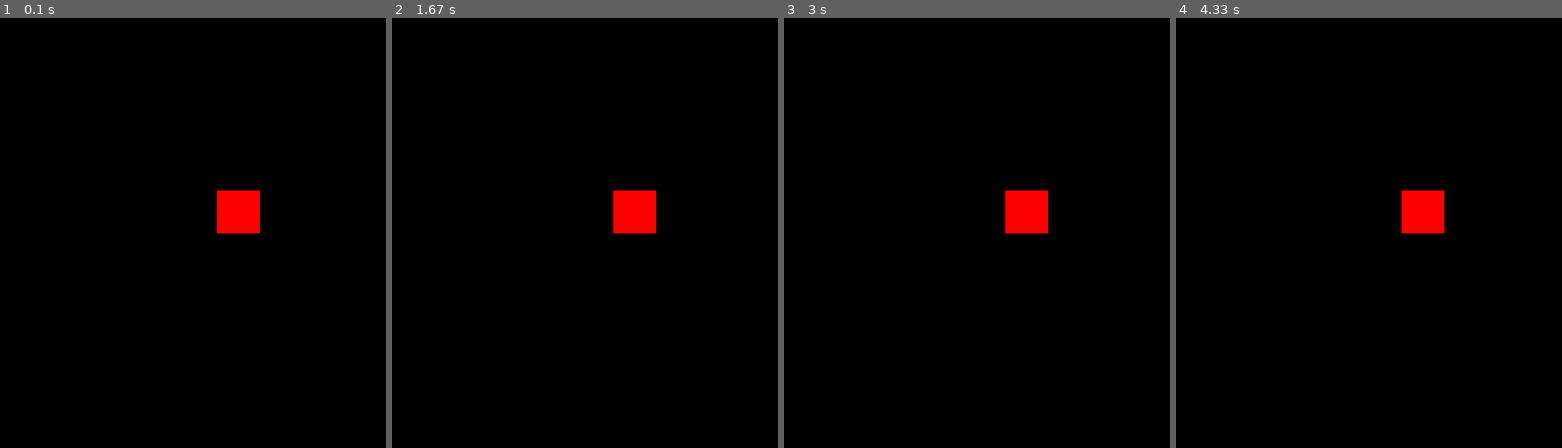
Above: before the commit, frames 1-4 (left to right).
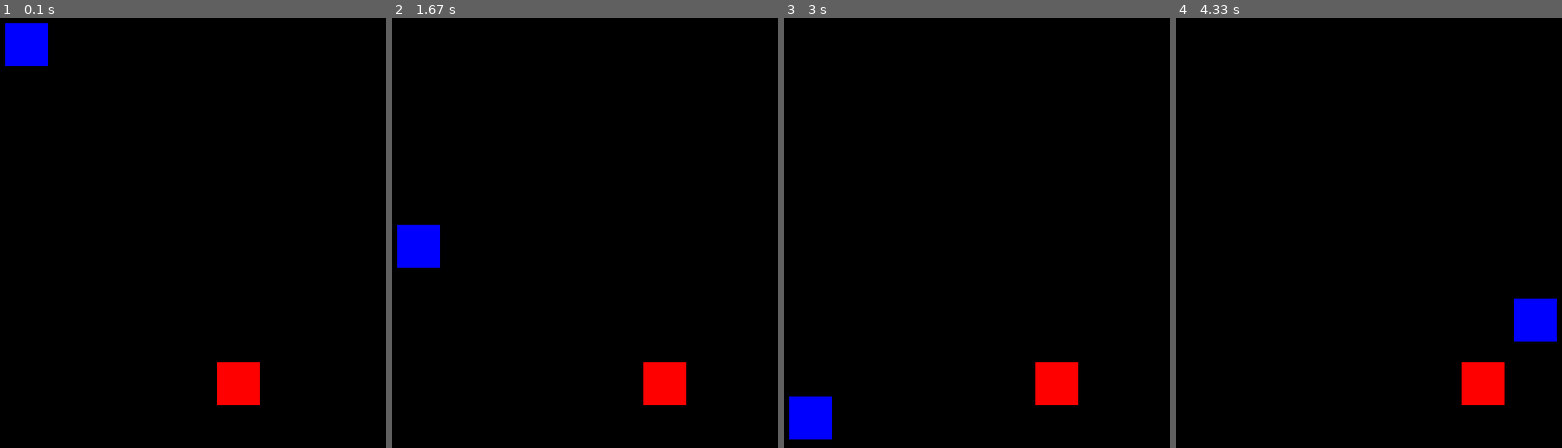
Above: after the commit, the same moments.

Repository: teacherRay/pygameFallingBlocks
Game: pygame game, started from main.py
Same seed, same stepped clock (60 frames per second), same inputs: the game is played once before the commit and once after it.
Inputs:
- Up to frame 1 (0.1 s): no input
- Up to frame 2 (1.67 s): hold Right 0.33-0.8 s; hold Right 0.83-1.3 s; hold Left from 1.33 s (still down)
- Up to frame 3 (3 s): release Left at 1.87 s; hold Left 1.9-2.3 s; hold Right 2.33-2.97 s
- Up to frame 4 (4.33 s): hold Left 3-3.47 s; hold Right 3.5-3.97 s; hold Right from 4 s (still down)

The runs differ from the first frame. In frame 1, 3.3% of the frame differs, in the area x 1-68%, y 1-91%; in frame 2, 3.3%; in frame 3, 3.3%; in frame 4, 3.3%.

Commit message:
5. falling blocks

Diff:
--- a/main.py
+++ b/main.py
@@ -2,18 +2,34 @@
 #git remote add origin https://github.com/teacherRay/pygameFallingBlocks.git
 import sys
 import pygame
+import random
+
 pygame.init()
-
-RED =(255,0,0)
-
-player_pos = [400,300]
-player_size = 50
 
 SCREENWIDTH = 800
 SCREENHEIGHT = 600
+RED = (255,0,0)
+BLACK = (0,0,0)
+BLUE = (0,0,255)
+
+enemy_x = random.randint(50,SCREENWIDTH)
+enemy_y = random.randint(50,300)
+
+player_size = 50
+player_pos = [SCREENWIDTH / 2, SCREENHEIGHT - 2 * player_size]
+enemy_size = 50
+enemy_pos = [enemy_x, enemy_y]
+
 screen = pygame.display.set_mode((SCREENWIDTH,SCREENHEIGHT))
 
 game_over = False
+
+clock = pygame.time.Clock()
+
+def spawn_enemy():
+    enemy_x = random.randint(50,SCREENWIDTH)
+    enemy_y = random.randint(50,300)
+
 
 while not game_over:
 
@@ -23,17 +39,25 @@
 
         if event.type == pygame.KEYDOWN:
 
-                x = player_pos[0]
-                y = player_pos[1]
+                if event.key == pygame.K_LEFT:
+                    player_pos[0] -= 40
+                elif event.key == pygame.K_RIGHT:
+                    player_pos[0] += 40
 
-                if event.key == pygame.K_LEFT:
-                    x -= 5
-                elif event.key == pygame.K_RIGHT:
-                    x += 5
-                player_pos = [x,y]
+    screen.fill((BLACK))
 
-    screen.fill((0,0,0))
 
     pygame.draw.rect(screen, RED, (player_pos[0], player_pos[1], player_size, player_size))
 
+    if enemy_y >= 0 and enemy_y <= SCREENHEIGHT:
+        enemy_y += 5
+
+    if enemy_y >= SCREENHEIGHT:
+       enemy_y = random.randint(50,300)
+       enemy_x = random.randint(50,SCREENWIDTH-50)
+
+    pygame.draw.rect(screen, BLUE, (enemy_x, enemy_y, player_size, player_size))
+
+    clock.tick(30)
+
     pygame.display.update()
